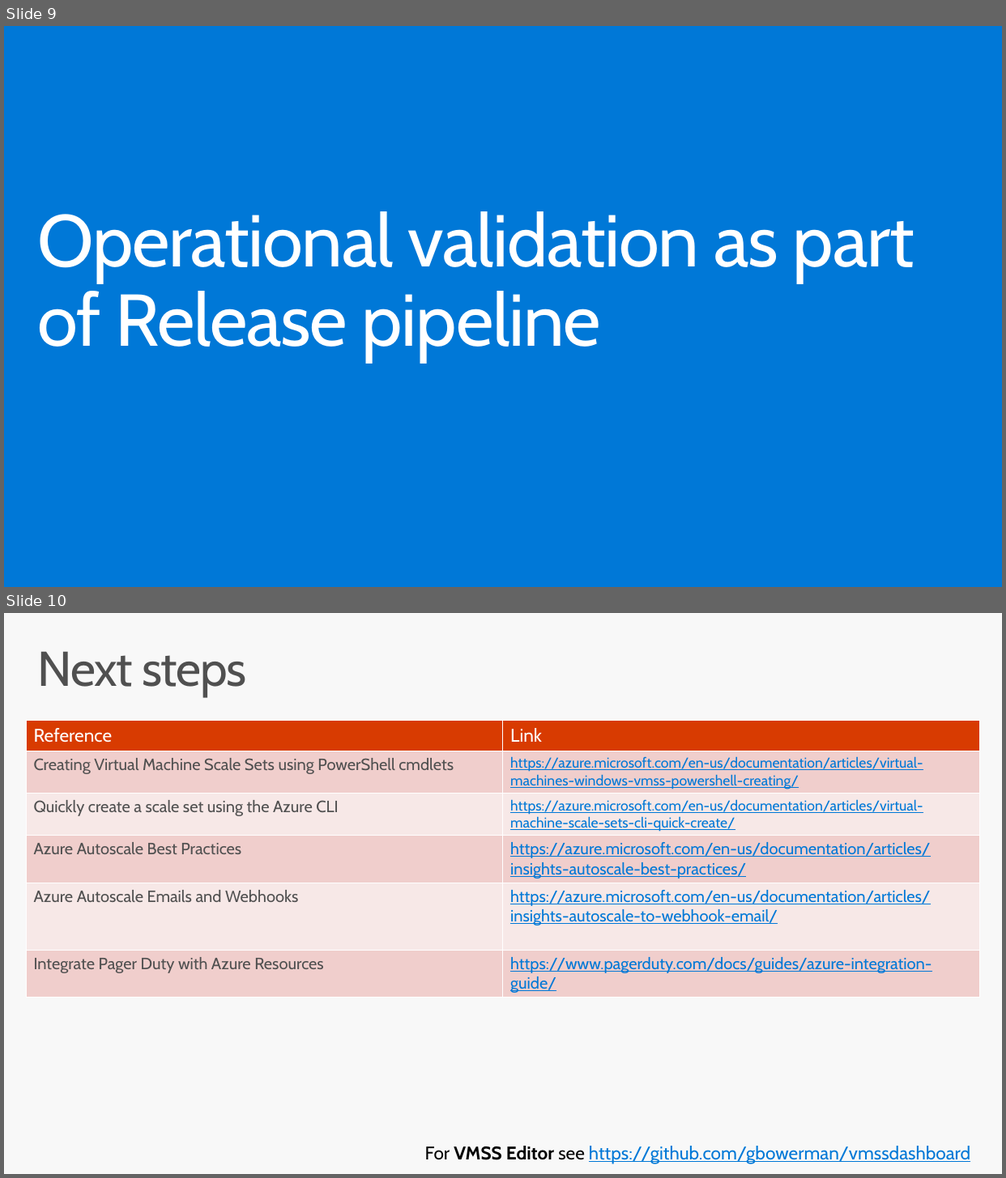
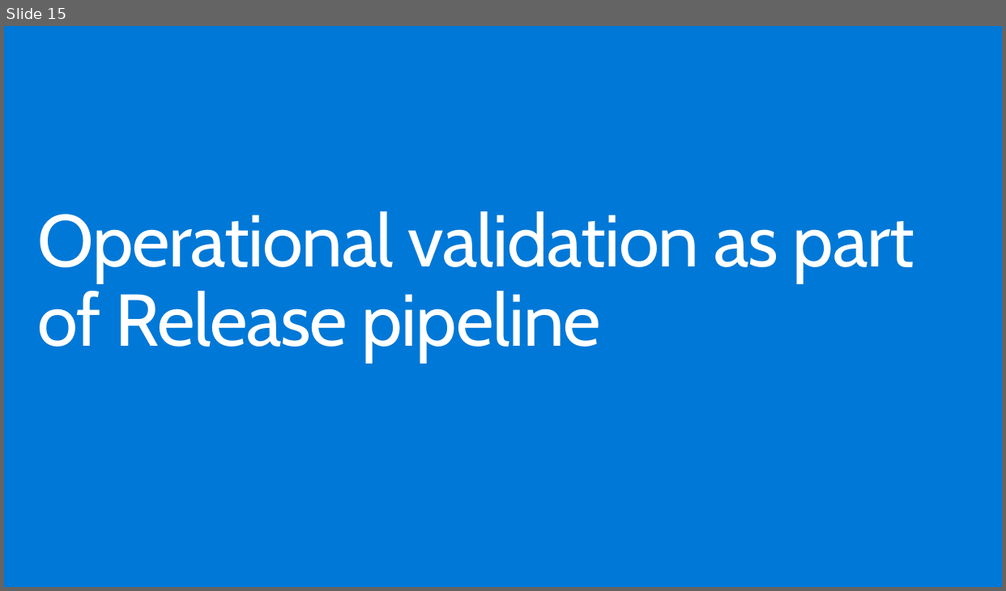
Before and after one commit to riteshmodi123/Presentations, a slide deck: OpsValidation.pptx. Shown one above the other, each under a label of ours: slides 9 and 10 before the commit, slide 15 after it. The pictures are 1006x1178 and 1006x591 pixels, drawn with LibreOffice and Linux fonts; fonts in the diff are those of the drawing. Boxes give left, top, right and bottom in pixels: in the first picture for what was removed or moved away, otherwise in the second. Text is boxed around its words. In the diff, an @@ line names an element or a change of style, - is before the commit and + after.

```diff
--- a/OpsValidation.pptx
+++ b/OpsValidation.pptx
@@ slide 10 removed at bbox=[4, 613, 1002, 1174], background #F8F8F8 @@
@@ title removed at bbox=[38, 651, 247, 696] @@
-Next steps
@@ table removed at bbox=[26, 720, 980, 998], 6 rows, 2 columns @@
-Reference | Link
-Creating Virtual Machine Scale Sets using PowerShell cmdlets | https://azure.microsoft.com/en-us/documentation/articles/virtual-machines-windows-vmss-powershell-creating/
-Quickly create a scale set using the Azure CLI | https://azure.microsoft.com/en-us/documentation/articles/virtual-machine-scale-sets-cli-quick-create/
-Azure Autoscale Best Practices | https://azure.microsoft.com/en-us/documentation/articles/insights-autoscale-best-practices/
-Azure Autoscale Emails and Webhooks | https://azure.microsoft.com/en-us/documentation/articles/insights-autoscale-to-webhook-email/
-Integrate Pager Duty with Azure Resources | https://www.pagerduty.com/docs/guides/azure-integration-guide/
@@ text removed at bbox=[425, 1146, 970, 1165] @@
-For VMSS Editor see https://github.com/gbowerman/vmssdashboard
@@ what was slide 9 is now slide 15 @@
```
Also in this commit, not shown: 1 slide changed, 8 slides added, 1 other slide removed.
